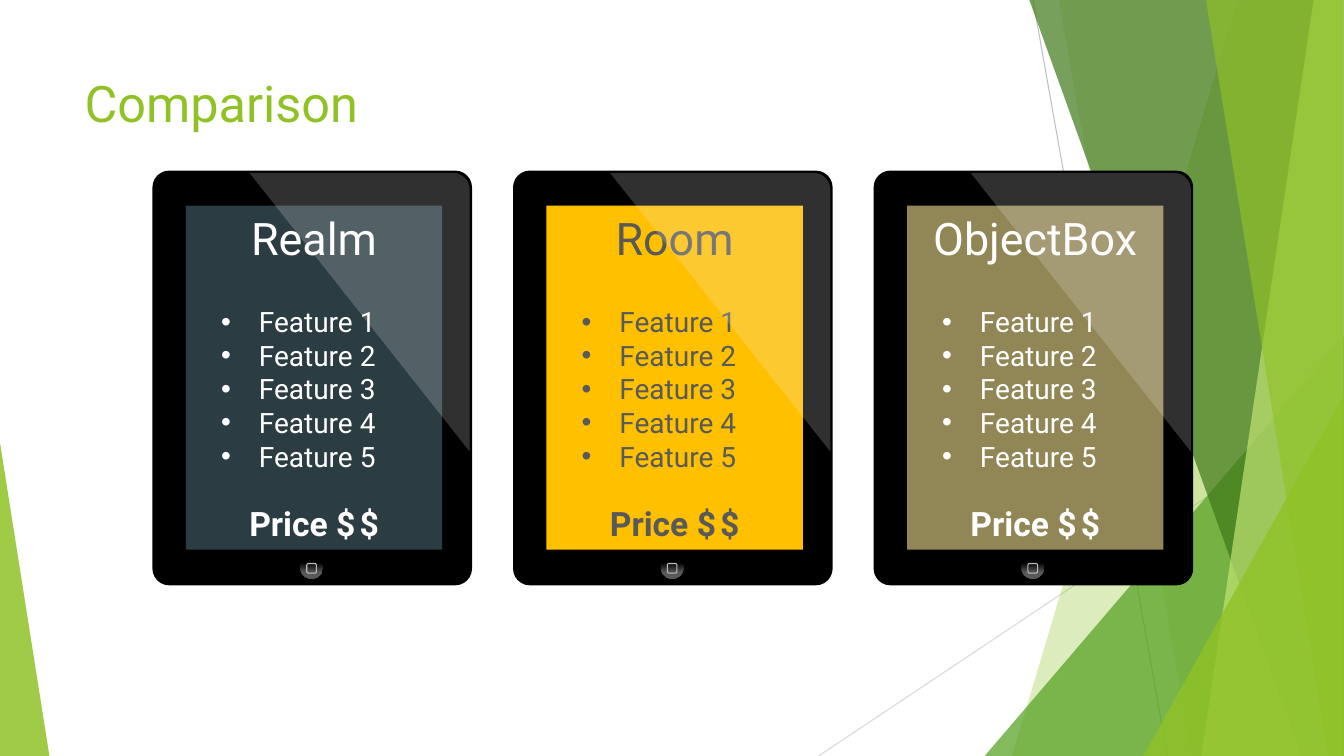
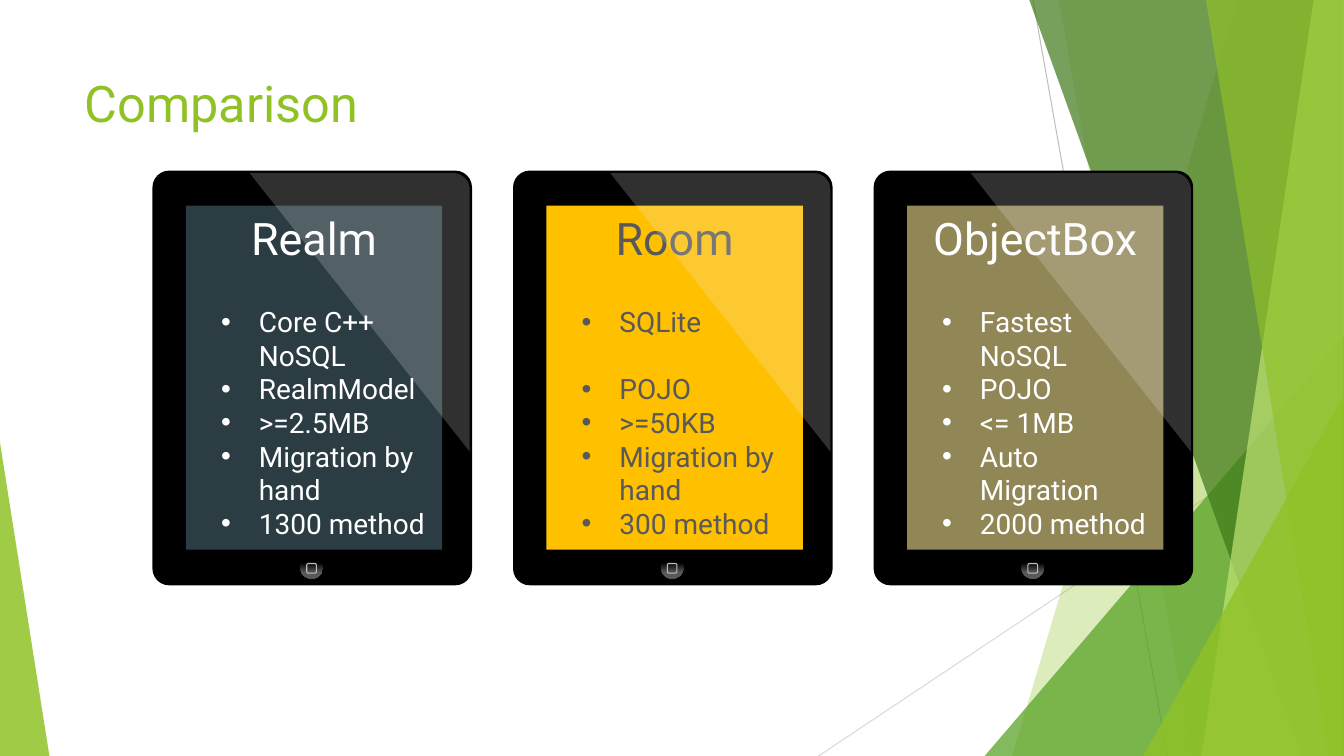
Before and after one commit to chubecode/allwaytolocaldb, a slide deck: slide 3 of LocalDB_chubecode.pptx. Drawn at 1344x756 pixels with LibreOffice and Linux fonts; fonts in the diff are those of the drawing. Boxes give left, top, right and bottom in pixels: in the first picture for what was removed or moved away, otherwise in the second. Text is boxed around its words. In the diff, an @@ line names an element or a change of style, - is before the commit and + after.

```diff
--- a/LocalDB_chubecode.pptx
+++ b/LocalDB_chubecode.pptx
@@ text in rectangle at (x1=259, y1=312, x2=425, y2=535): text changed @@
-• Feature 1
-• Feature 2
-• Feature 3
-• Feature 4
-• Feature 5
-Price $ $
+• Core C++ NoSQL
+• RealmModel
+• >=2.5MB
+• Migration by hand
+• 1300 method
@@ text in rectangle at (x1=619, y1=312, x2=774, y2=535): text changed @@
-• Feature 1
-• Feature 2
-• Feature 3
-• Feature 4
-• Feature 5
-Price $ $
+• SQLite
+• POJO
+• >=50KB
+• Migration by hand
+• 300 method
@@ text in rectangle at (x1=980, y1=312, x2=1146, y2=535): text changed @@
-• Feature 1
-• Feature 2
-• Feature 3
-• Feature 4
-• Feature 5
-Price $ $
+• Fastest NoSQL
+• POJO
+• <= 1MB
+• Auto Migration
+• 2000 method
```
Also in this commit, not shown: 2 other slides changed, 3 slides added.
